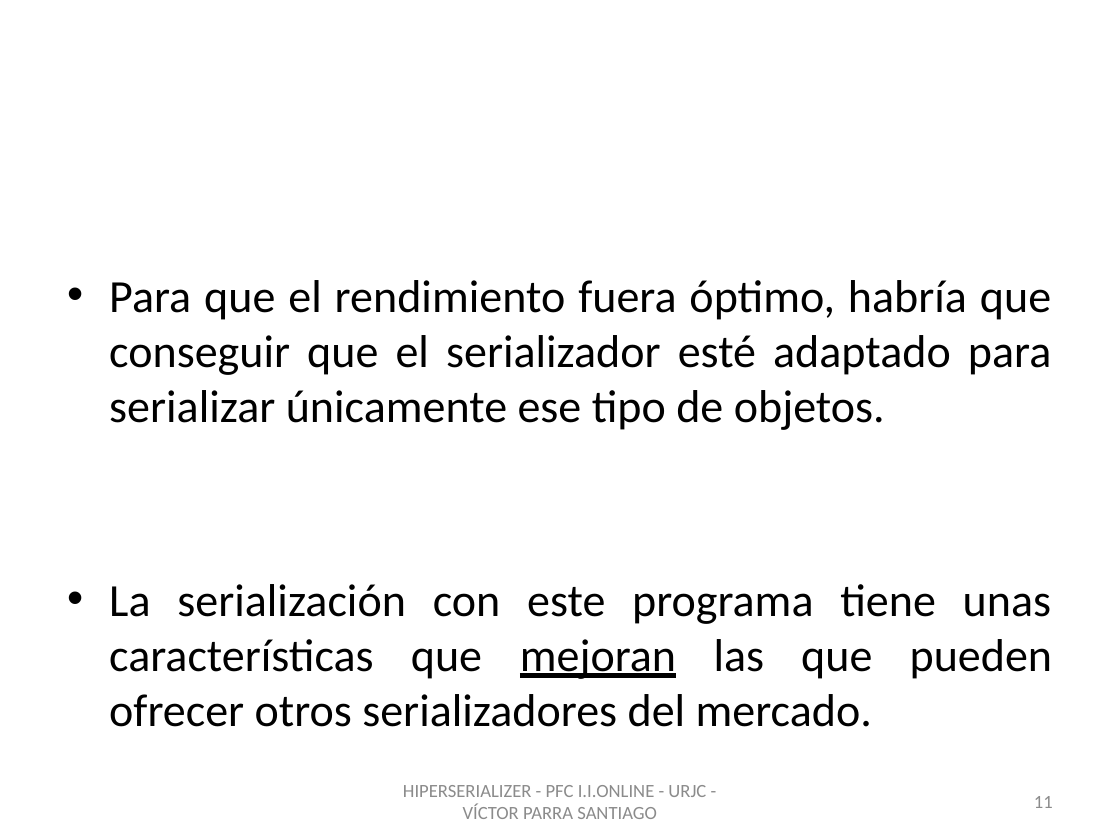
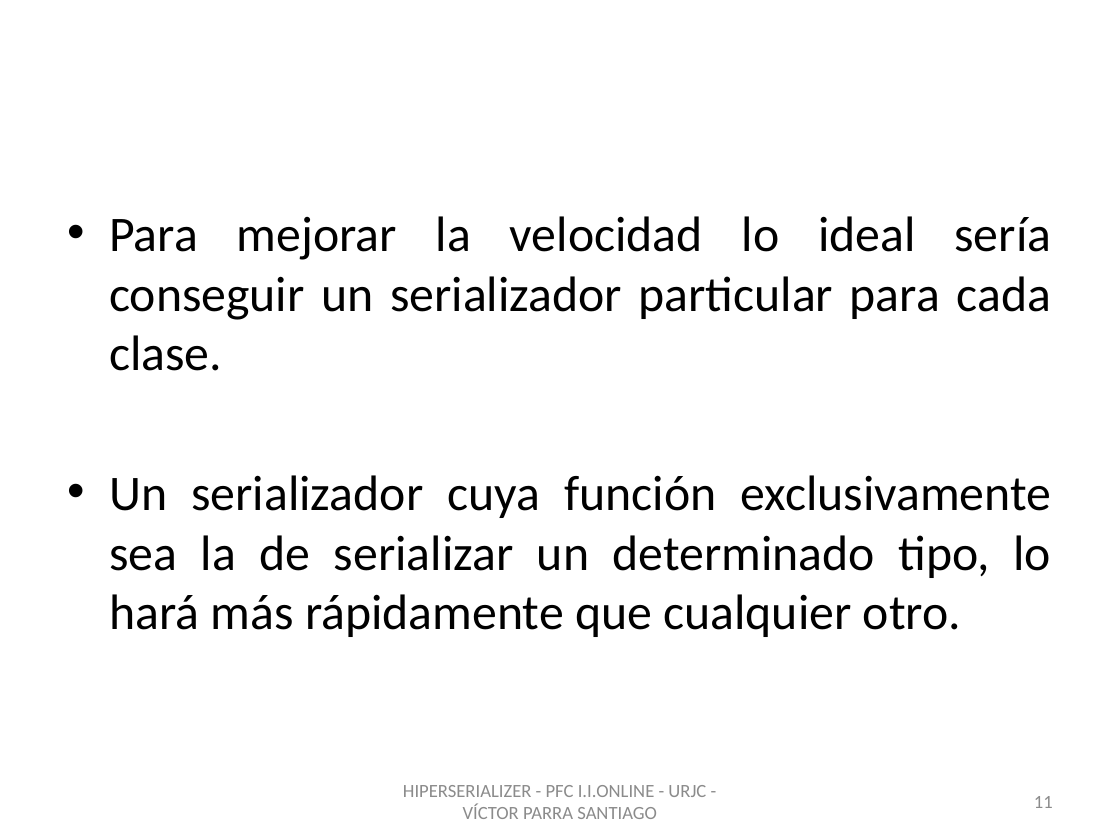
Before and after one commit to vitiparra/ProyectoFinDeCarrera, a slide deck: slide 11 of Memoria/PFC HiperSerializer.pptx. Drawn at 1120x840 pixels with LibreOffice and Linux fonts; fonts in the diff are those of the drawing; background and template pictures are left out. Boxes give left, top, right and bottom in pixels: in the first picture for what was removed or moved away, otherwise in the second. Text is boxed around its words. In the diff, an @@ line names an element or a change of style, - is before the commit and + after.

```diff
--- a/Memoria/PFC HiperSerializer.pptx
+++ b/Memoria/PFC HiperSerializer.pptx
@@ text at <box>109,216,1052,637</box>: text changed; size 29.6 to 32 pt @@
-• Para que el rendimiento fuera óptimo, habría que conseguir que el serializador esté adaptado para serializar únicamente ese tipo de objetos.
-• La serialización con este programa tiene unas características que mejoran las que pueden ofrecer otros serializadores del mercado.
+• Para mejorar la velocidad lo ideal sería conseguir un serializador particular para cada clase.
+• Un serializador cuya función exclusivamente sea la de serializar un determinado tipo, lo hará más rápidamente que cualquier otro.
```
Also in this commit, not shown: 11 other slides changed, 33 slides added, 7 slides removed, 1 other file.
